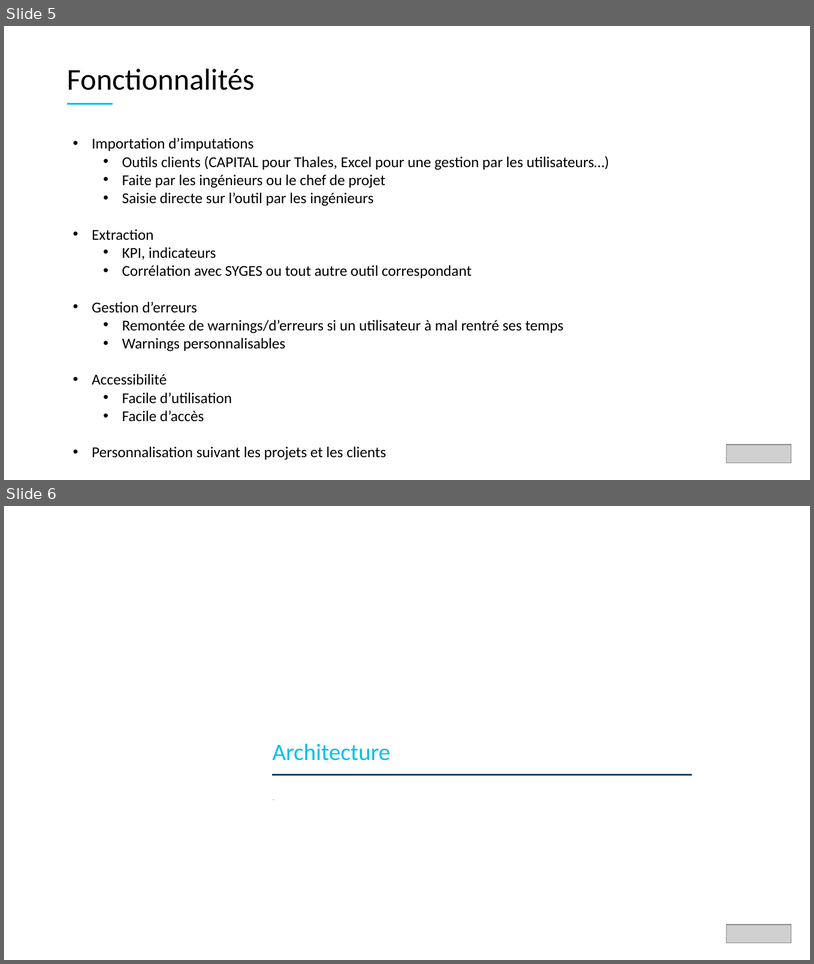
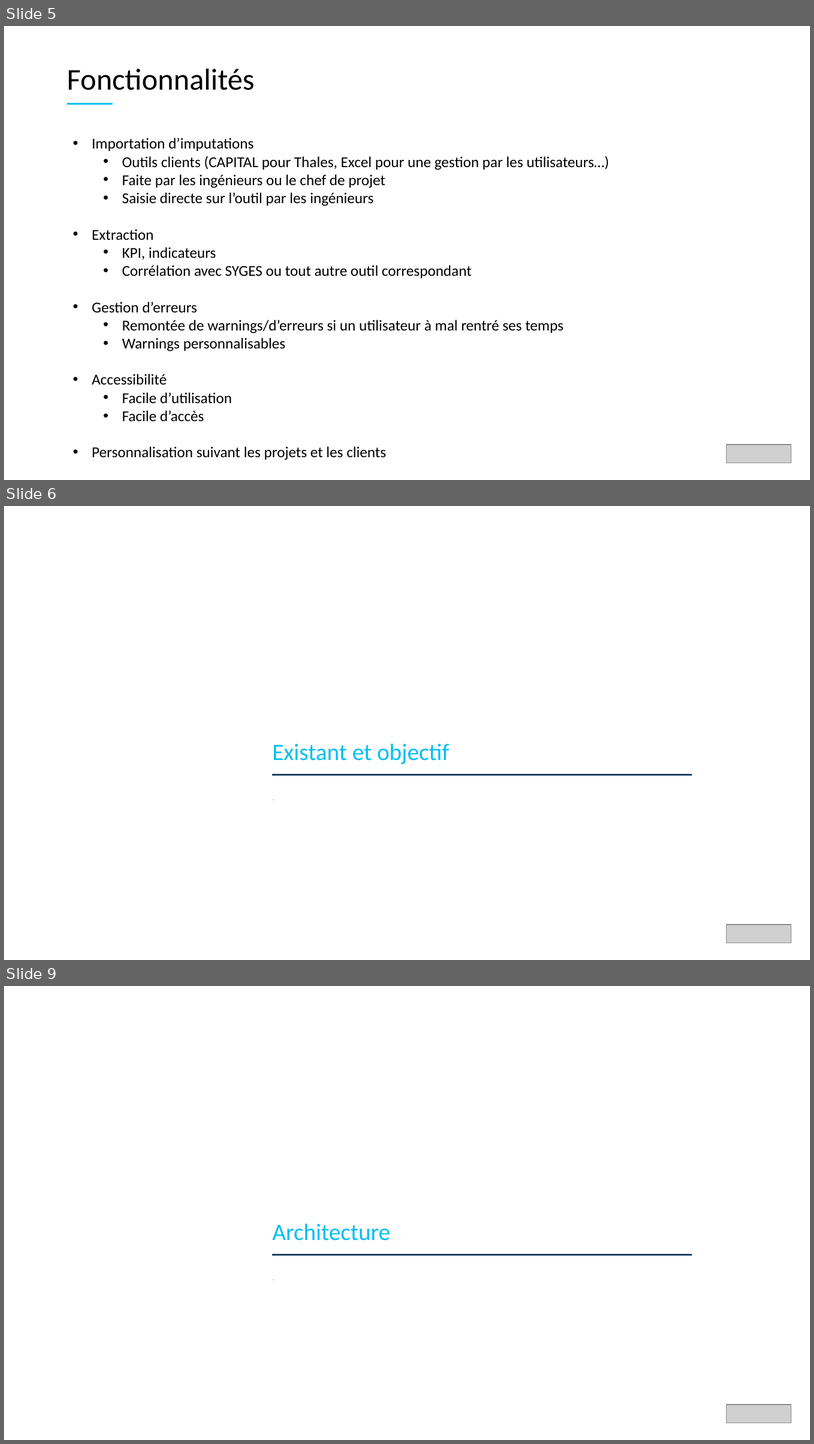
Before and after one commit to ellandar/GISMO, a slide deck: DOC/projetGISMO.pptx. Shown one above the other, each under a label of ours: slides 5 and 6 before the commit, slides 5, 6 and 9 after it; the slides between them are not shown. The pictures are 814x964 and 814x1444 pixels, drawn with LibreOffice and Linux fonts; fonts in the diff are those of the drawing; grey boxes stand for pictures. Boxes give left, top, right and bottom in pixels: in the first picture for what was removed or moved away, otherwise in the second. Text is boxed around its words. In the diff, an @@ line names an element or a change of style, - is before the commit and + after.

```diff
--- a/DOC/projetGISMO.pptx
+++ b/DOC/projetGISMO.pptx
@@ slide 6 added at [4,506,810,960], background #FFFFFF @@
@@ text added at [272,743,449,764], 28 pt, text #00BFF0 @@
+Existant et objectif
@@ line added from (273, 775) to (692, 775), #00BFF0 2 pt @@
@@ text added at [273,784,617,801], 12 pt, text #808080 at 60% opacity @@
+.
@@ picture added at [727,924,792,942] @@
@@ what was slide 6 is now slide 9 @@
```
Also in this commit, not shown: 2 other slides added, 9 other files.
